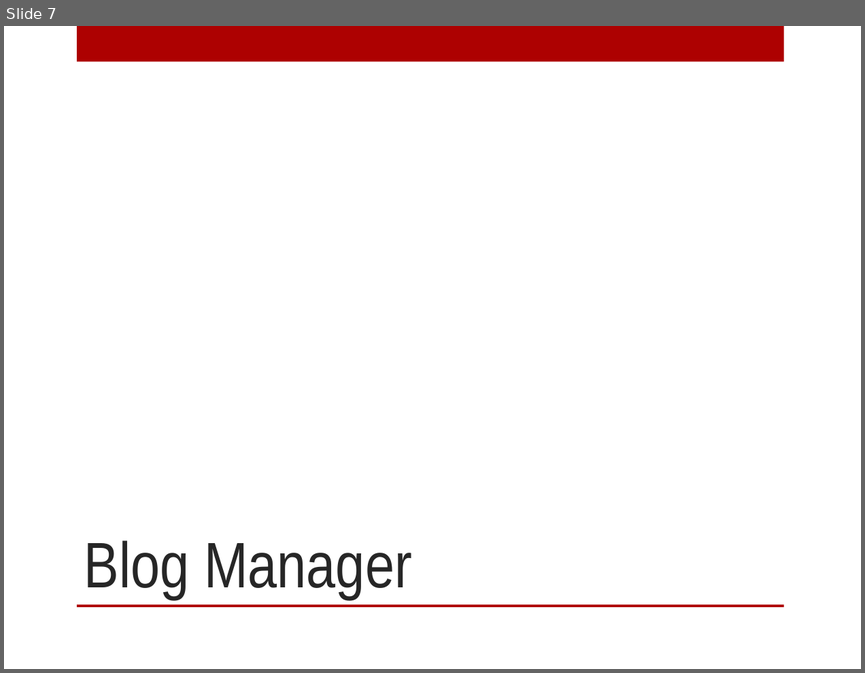
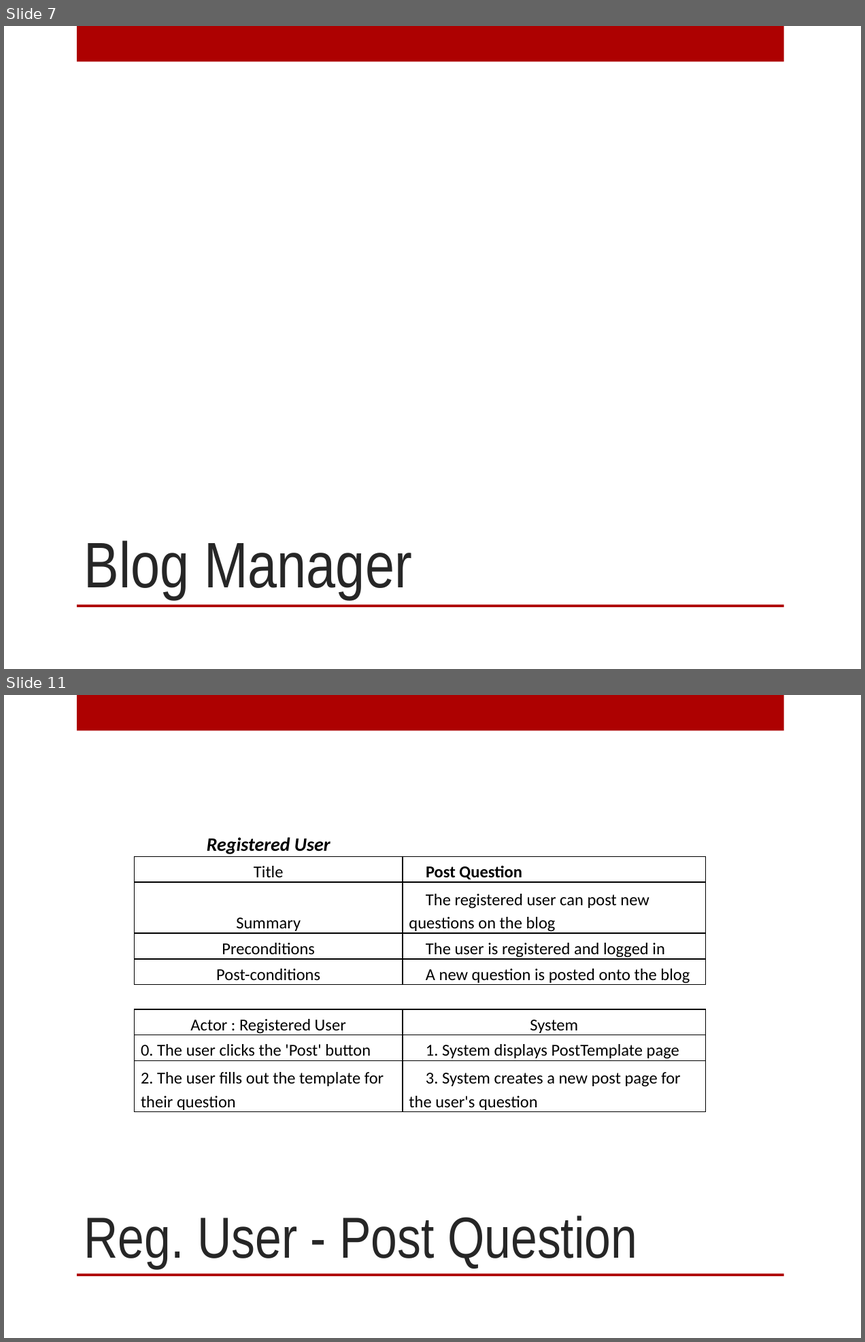
Before and after one commit to patrickbraud/CapstoneProject, a slide deck: Proposal/Design/Design_Presentation.pptx. Shown one above the other, each under a label of ours: slide 7 before the commit, slides 7 and 11 after it; the slides between them are not shown. The pictures are 865x673 and 865x1342 pixels, drawn with LibreOffice and Linux fonts; fonts in the diff are those of the drawing; background and template pictures are left out. Boxes give left, top, right and bottom in pixels: in the first picture for what was removed or moved away, otherwise in the second. Text is boxed around its words. In the diff, an @@ line names an element or a change of style, - is before the commit and + after.

```diff
--- a/Proposal/Design/Design_Presentation.pptx
+++ b/Proposal/Design/Design_Presentation.pptx
@@ slide 11 added at <box>4,695,861,1338</box>, background picture (left out); not listed: 2 template elements that a slide beside it also shows @@
@@ table added at <box>135,827,706,1113</box>, 9 rows, 2 columns @@
+Registered User | 
+Title | Post Question
+Summary | The registered user can post new questions on the blog
+Preconditions | The user is registered and logged in
+Post-conditions | A new question is posted onto the blog
+ | 
+Actor : Registered User | System
+0. The user clicks the 'Post' button | 1. System displays PostTemplate page
+2. The user fills out the template for their question | 3. System creates a new post page for the user's question
@@ title added at <box>84,1215,637,1268</box>, 48.6 pt, text #262626 @@
+Reg. User - Post Question
```
Also in this commit, not shown: 2 slides changed, 9 other slides added, 1 slide removed, 1 other file.
